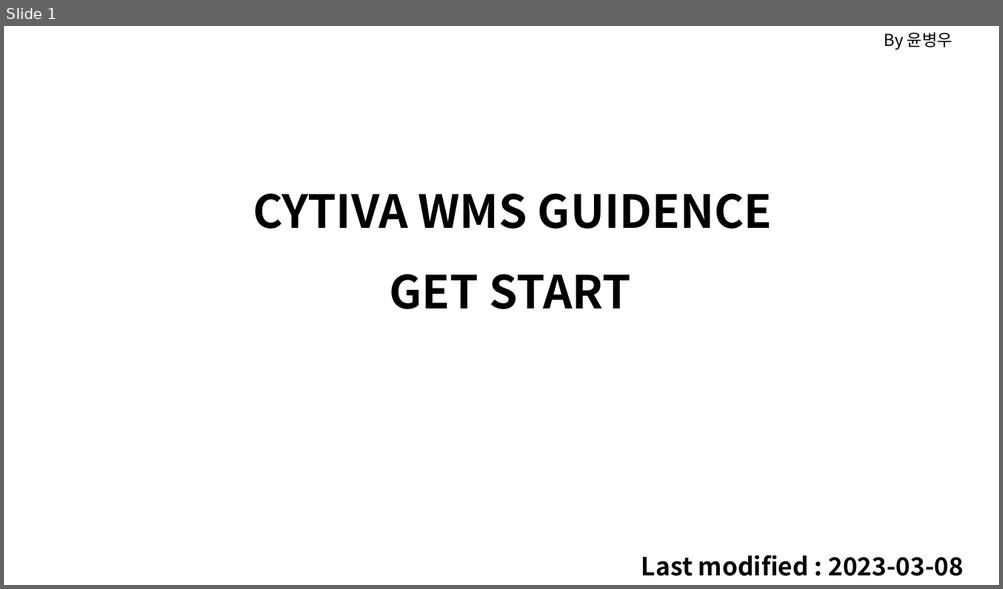
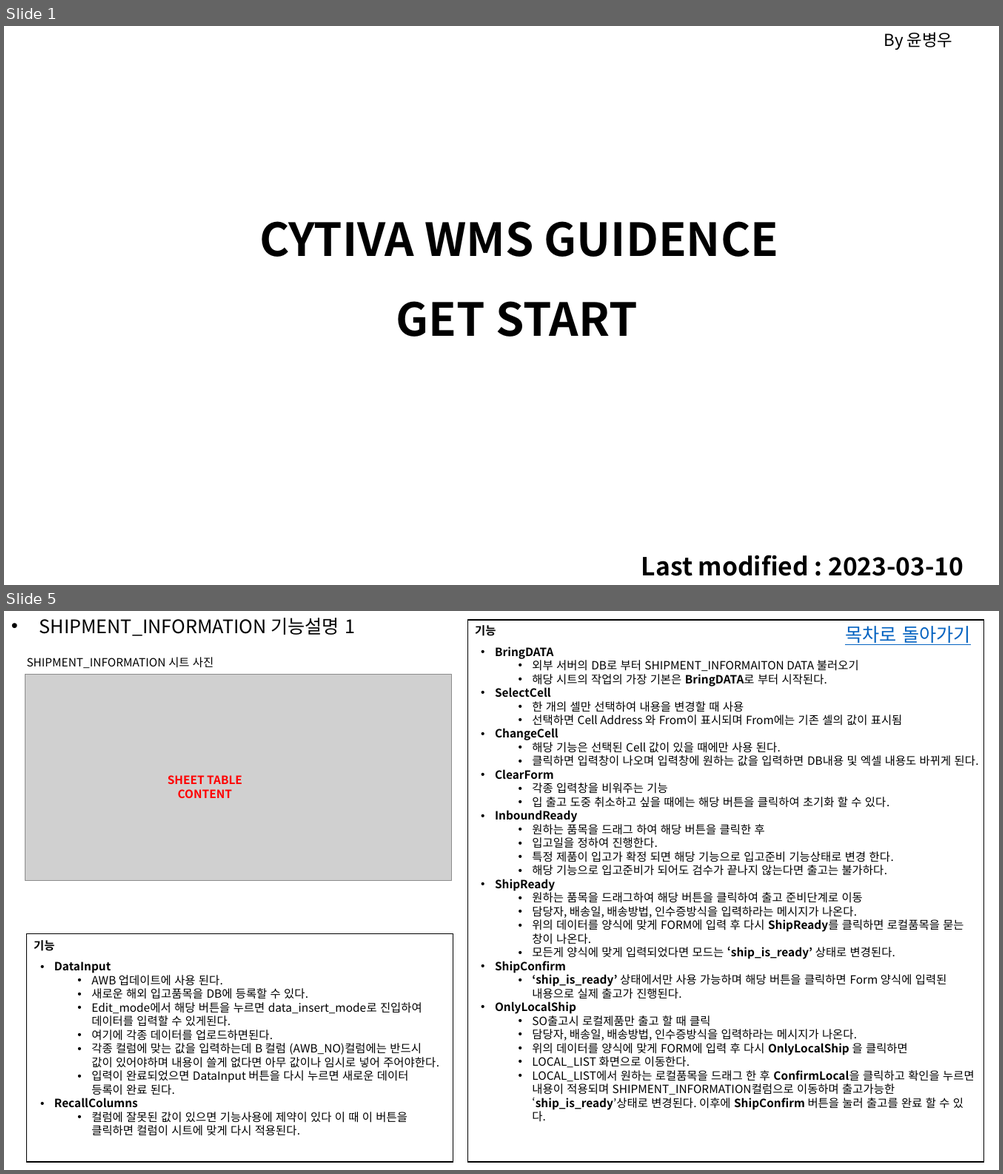
Before and after one commit to Themath93/warehouse-management-system, a slide deck: xlwings_job/cytiva_user_guide.pptx. Shown one above the other, each under a label of ours: slide 1 before the commit, slides 1 and 5 after it; the slides between them are not shown. The pictures are 1003x589 and 1003x1174 pixels, drawn with LibreOffice and Linux fonts; fonts in the diff are those of the drawing; grey boxes stand for pictures. Boxes give left, top, right and bottom in pixels: in the first picture for what was removed or moved away, otherwise in the second. Text is boxed around its words. In the diff, an @@ line names an element or a change of style, - is before the commit and + after.

```diff
--- a/xlwings_job/cytiva_user_guide.pptx
+++ b/xlwings_job/cytiva_user_guide.pptx
@@ slide 5 added at (4, 611, 999, 1170), background #FFFFFF @@
@@ text added at (40, 618, 355, 636), 18 pt, text #000000 @@
+• SHIPMENT_INFORMATION 기능설명 1
@@ rectangle added at (467, 620, 984, 1162), outline #000000 1 pt @@
@@ text added at (475, 625, 495, 636), 11 pt, text #000000, bold @@
+기능
@@ text added at (845, 626, 970, 645), 18 pt, text #0563C1, underline @@
+목차로 돌아가기
@@ text added at (495, 647, 979, 1122), 11 pt, text #000000 @@
+• BringDATA
+  • 외부 서버의 DB로 부터 SHIPMENT_INFORMAITON DATA 불러오기
+  • 해당 시트의 작업의 가장 기본은 BringDATA로 부터 시작된다.
+• SelectCell
+  • 한 개의 셀만 선택하여 내용을 변경할 때 사용
+  • 선택하면 Cell Address 와 From이 표시되며 From에는 기존 셀의 값이 표시됨
+• ChangeCell
+  • 해당 기능은 선택된 Cell 값이 있을 때에만 사용 된다.
+  • 클릭하면 입력창이 나오며 입력창에 원하는 값을 입력하면 DB내용 및 엑셀 내용도 바뀌게 된다.
+• ClearForm
+  • 각종 입력창을 비워주는 기능
+  • 입 출고 도중 취소하고 싶을 때에는 해당 버튼을 클릭하여 초기화 할 수 있다.
+• InboundReady
+  • 원하는 품목을 드래그 하여 해당 버튼을 클릭한 후
+  • 입고일을 정하여 진행한다.
+  • 특정 제품이 입고가 확정 되면 해당 기능으로 입고준비 기능상태로 변경 한다.
+  • 해당 기능으로 입고준비가 되어도 검수가 끝나지 않는다면 출고는 불가하다.
+• ShipReady
+  • 원하는 품목을 드래그하여 해당 버튼을 클릭하여 출고 준비단계로 이동
+  • 담당자, 배송일, 배송방법, 인수증방식을 입력하라는 메시지가 나온다.
+  • 위의 데이터를 양식에 맞게 FORM에 입력 후 다시 ShipReady를 클릭하면 로컬품목을 묻는 창이 나온다.
+  • 모든게 양식에 맞게 입력되었다면 모드는 ‘ship_is_ready’ 상태로 변경된다.
+• ShipConfirm
+  • ‘ship_is_ready’ 상태에서만 사용 가능하며 해당 버튼을 클릭하면 Form 양식에 입력된 내용으로 실제 출고가 진행된다.
+• OnlyLocalShip
+  • SO출고시 로컬제품만 출고 할 때 클릭
+  • 담당자, 배송일, 배송방법, 인수증방식을 입력하라는 메시지가 나온다.
+  • 위의 데이터를 양식에 맞게 FORM에 입력 후 다시 OnlyLocalShip 을 클릭하면
+  • LOCAL_LIST 화면으로 이동한다.
+  • LOCAL_LIST에서 원하는 로컬품목을 드래그 한 후 ConfirmLocal을 클릭하고 확인을 누르면 내용이 적용되며 SHIPMENT_INFORMATION컬럼으로 이동하며 출고가능한 ‘ship_is_ready’상태로 변경된다. 이후에 ShipConfirm 버튼을 눌러 출고를 완료 할 수 있다.
@@ picture added at (25, 675, 452, 880) @@
@@ text added at (27, 657, 213, 668), 11 pt, text #000000 @@
+SHIPMENT_INFORMATION 시트 사진
@@ text added at (168, 775, 242, 798), 11 pt, text #FF0000, bold @@
+SHEET TABLE
+CONTENT
@@ rectangle added at (26, 934, 453, 1162), outline #000000 1 pt @@
@@ text added at (34, 940, 54, 951), 11 pt, text #000000, bold @@
+기능
@@ text added at (54, 962, 439, 1136), 11 pt, text #000000 @@
+• DataInput
+  • AWB 업데이트에 사용 된다.
+  • 새로운 해외 입고품목을 DB에 등록할 수 있다.
+  • Edit_mode에서 해당 버튼을 누르면 data_insert_mode로 진입하여 데이터를 입력할 수 있게된다.
+  • 여기에 각종 데이터를 업로드하면된다.
+  • 각종 컬럼에 맞는 값을 입력하는데 B 컬럼 (AWB_NO)컬럼에는 반드시 값이 있어야하며 내용이 쓸게 없다면 아무 값이나 임시로 넣어 주어야한다.
+  • 입력이 완료되었으면 DataInput 버튼을 다시 누르면 새로운 데이터 등록이 완료 된다.
+• RecallColumns
+  • 컬럼에 잘못된 값이 있으면 기능사용에 제약이 있다 이 때 이 버튼을 클릭하면 컬럼이 시트에 맞게 다시 적용된다.
@@ slide 1 changed as well @@
@@ text "CYTIVA WMS GUIDENCE": place and size @@
-text "CYTIVA WMS GUIDENCE" at (253, 193, 772, 229)
+text "CYTIVA WMS GUIDENCE" at (259, 221, 779, 257)
@@ text "GET START": place and size @@
-text "GET START" at (390, 274, 631, 309)
+text "GET START" at (395, 301, 637, 337)
@@ text at (641, 555, 963, 577): text changed @@
-Last modified : 2023-03-08
+Last modified : 2023-03-10
```
Also in this commit, not shown: 22 other slides added, 2 slides removed, 7 other files.
